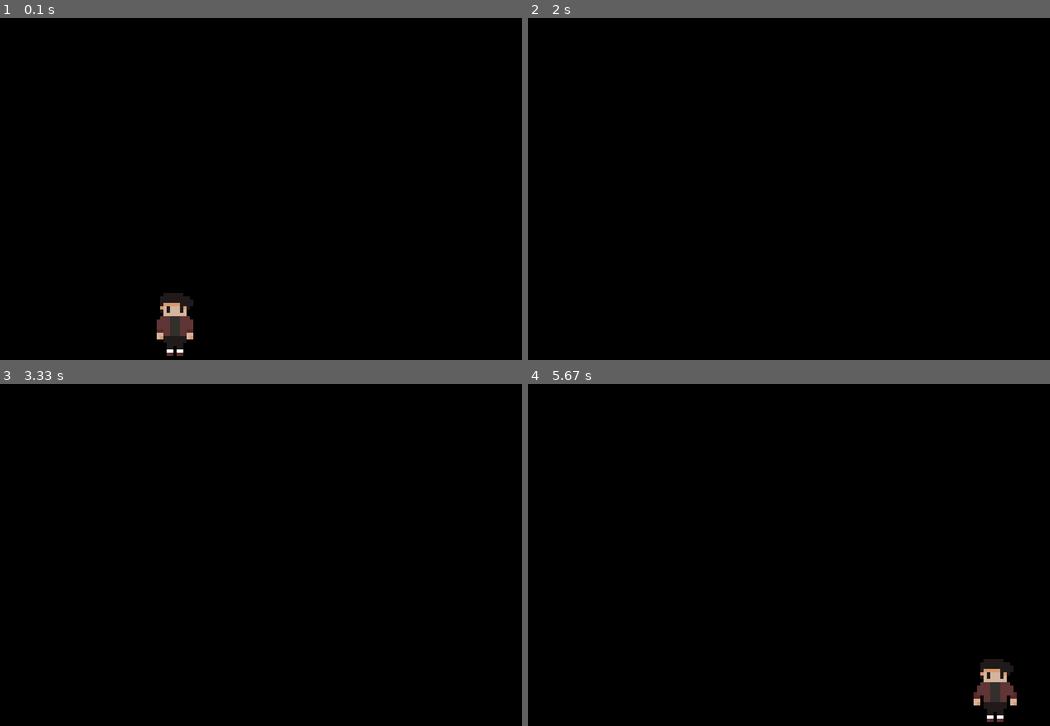
Above: before the commit, frames 1-4 (two rows, left to right).
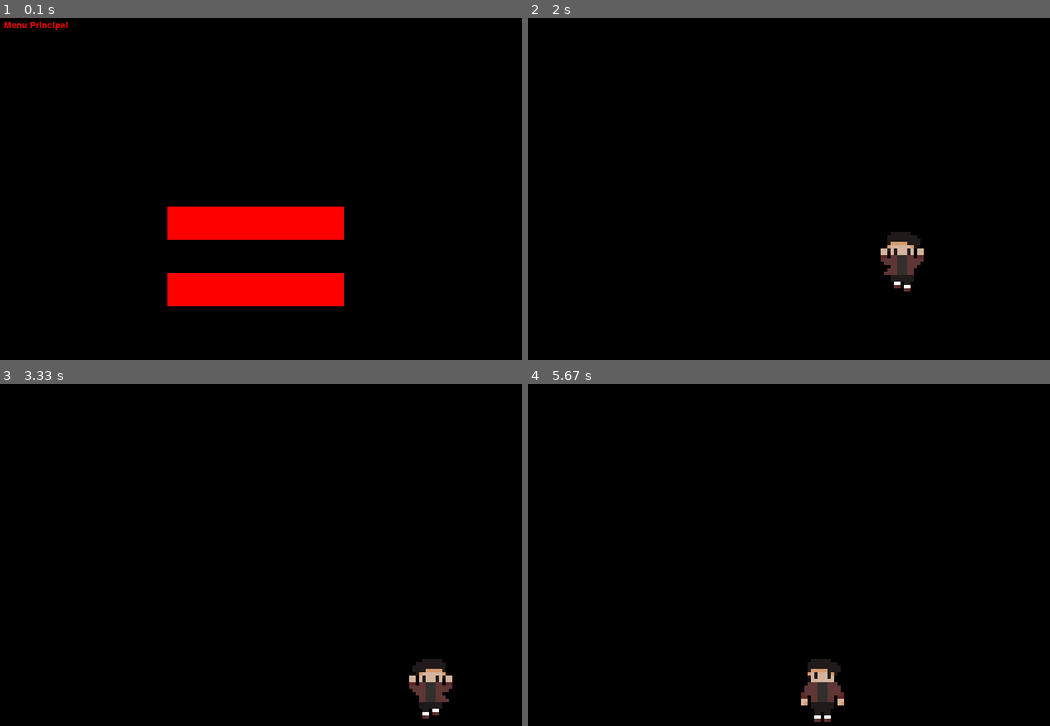
Above: after the commit, the same moments.

Repository: VinicciusSantos/Estudos-Pygame
Game: pygame game, started from main.py
Two runs of this game, one before a commit and one after it. Both use one fixed random seed, a clock stepped at 60 frames per second and the inputs below.
Inputs (mouse positions are in pixels of both pictures, inside the frame that each line leads up to):
- Up to frame 1 (0.1 s): no input
- Up to frame 2 (2 s): click (783, 223) at 0.38 s; hold W 0.67-1.13 s; hold Right 0.67-1.13 s; move the mouse to (762, 223) at 0.7 s; hold Esc 1.17-1.63 s; hold D 1.17-1.63 s; click (783, 223) at 1.72 s
- Up to frame 3 (3.33 s): hold W 2-2.47 s; hold Right 2.5-2.97 s; hold A from 3 s (still down)
- Up to frame 4 (5.67 s): release A at 3.53 s; hold Left 3.57-3.97 s; hold W 4-4.37 s; hold Right 4.4-5.03 s; hold A 5.07-5.53 s; hold Right from 5.57 s (still down)

The runs differ from the first frame. In frame 1, 7.5% of the frame differs, in the area x 0-66%, y 1-99%; in frame 2, 0.9%; in frame 3, 0.9%; in frame 4, 2.0%.

Commit message:
Add files via upload
Tela de Menu básica

Diff:
--- a/main.py
+++ b/main.py
@@ -1,10 +1,9 @@
 import pygame
 import os
-
 from pygame.locals import *
 from sys import exit
 
-
+# Definindo diretórios com a biblioteca OS
 diretorio_principal = os.path.dirname(__file__)
 diretorio_sprites = os.path.join(diretorio_principal, "assets", "sprites")
 diretorio_sons = os.path.join(diretorio_principal, "assets", "sons")
@@ -13,8 +12,13 @@
 pygame.init()
 sprite_sheet = pygame.image.load(os.path.join(diretorio_sprites, "Personagem.png"))
 
-
+# Algumas variaveis globais:
 rgb_preto = (0, 0, 0)
+rgb_vermelho = (255, 0, 0)
+rgb_branco = (255, 255, 255)
+font = pygame.font.SysFont(None, 20)
+click = False
+chao = 400
 
 # Definindo as configurações da janela
 largura, altura = 800, 600
@@ -25,6 +29,14 @@
 aceleracao_x = aceleracao_y = 0
 tempo = pygame.time.Clock()
 G = 10
+
+
+# Função que escreve textos na tela
+def draw_text(texto, fonte, cor, tela, x, y):
+    text_obj = font.render(texto, 1, cor)
+    text_rect = text_obj.get_rect()
+    text_rect.topleft = (x, y)
+    tela.blit(text_obj, text_rect)
 
 
 # Configurando o personagem principal
@@ -46,10 +58,7 @@
         self.rect.bottomleft = [200, 500]
         self.image = pygame.transform.scale(self.image, (32 * 5, 32 * 5))
 
-        self.correr = False
-        self.pular = False
-        self.reverse = False
-
+        self.correr = self.pular = self.reverse = False
         self.forca_y = 0
 
 
@@ -69,7 +78,7 @@
             else:
                 self.atual = 9
 
-        # Personagem parado e respirando (alternando entre as sprites 0, 1, 2 e 3. O primeiro sprite é mais demorado )
+        # Personagem parado e respirando (alternando entre as sprites 0, 1, 2 e 3. O primeiro sprite é mais demorado)
         elif  not self.correr:
             if int(self.atual) == 0: # Se o sprite for 0, ele vai demorar mais pra alternar
                 self.atual += 0.05
@@ -83,7 +92,6 @@
             # se for menor que 4, ir no fluxo normal,
             # se nao for nenhum dos dois, nao mudar, continuar sendo True ou False
             self.reverse = self.atual >= 8 or (False if self.atual <= 4 else self.reverse)
-
             self.atual = self.reverse and self.atual - 1 or self.atual + 1
 
 
@@ -91,7 +99,7 @@
 
         self.image = self.sprites[int(self.atual)]
 
-        if self.rect.y == chao:
+        if self.rect.y == chao: # Se o personagem estiver em colisão com o chão, ele não pode pular
             self.pular = self.descer = False
         self.correr = False
         self.image = pygame.transform.scale(self.image, (32 * 5, 32 * 5))
@@ -102,50 +110,88 @@
 personagem = Personagem()
 todas_as_sprites.add(personagem)
 
-# Iniciando o Jogo
-while True:
-    tela.fill(rgb_preto)
-    for event in pygame.event.get():
-        if event.type == QUIT:
-            pygame.quit()
-            exit()
 
-    vel = 20
+# Menu Principal
+def main_menu():
+    while True:
+        tela.fill(rgb_preto)
+        draw_text("Menu Principal", font, rgb_vermelho, tela, 20, 20)
+        mouse_x, mouse_y = pygame.mouse.get_pos()
 
-    # Pular
-    if pygame.key.get_pressed()[K_w] or pygame.key.get_pressed()[K_UP]:
-        personagem.pulo()
-        if personagem.rect.y == chao:
-            personagem.forca_y = 150
+        # Botão de Iniciar
+        button_start = pygame.Rect(largura/3, 300, largura/3, 50)
+        if button_start.collidepoint((mouse_x, mouse_y)):
+            if click:
+                game()
 
-    # Ir para a esquerda:
-    if pygame.key.get_pressed()[K_a] or pygame.key.get_pressed()[K_LEFT]:
-        personagem.andar()
-        personagem.rect.x -= vel
-        personagem.image = pygame.transform.flip(personagem.image, True, False)
+        # Botão de quitar:
+        button_quit = pygame.Rect(largura/3, 400, largura/3, 50)
+        if button_quit.collidepoint((mouse_x, mouse_y)):
+            if click:
+                pygame.quit()
+                exit()
 
-    # Ir para a Direita
-    if pygame.key.get_pressed()[K_d] or pygame.key.get_pressed()[K_RIGHT]:
-        personagem.andar()
-        personagem.rect.x += vel
+        pygame.draw.rect(tela, rgb_vermelho, button_start)
+        pygame.draw.rect(tela, rgb_vermelho, button_quit)
+
+        click = False
+        for event in pygame.event.get():
+            if event.type == QUIT:
+                pygame.quit()
+                exit()
+            if event.type == MOUSEBUTTONDOWN and event.button == 1: # Se clicar com o botão direitodo mouse
+                click = True
+        pygame.display.update()
+        tempo.tick(30)
 
 
-    # Se o personagem estiver pulando, descolar sua posição no eixo y de acordo
-    if personagem.pular:
-        desolocamento = (-personagem.forca_y)/10
-        personagem.forca_y -= G
-        personagem.rect.y += desolocamento
+# Iniciando o Jogo, a função é chamada dentro da função main_menu()
+def game():
+    running = True
+    while running:
+        tela.fill(rgb_preto)
+        for event in pygame.event.get():
+            if event.type == QUIT:
+                pygame.quit()
+                exit()
+            if event.type == KEYDOWN and event.key == K_ESCAPE:
+                running = False
 
-    # Definindo a colisão com o chão
-    chao = 400
-    if personagem.rect.y >= chao:
-        personagem.rect.y = chao
-        personagem.forca_y = 0
+        vel = 20
+
+        # Pular
+        if pygame.key.get_pressed()[K_w] or pygame.key.get_pressed()[K_UP]:
+            personagem.pulo()
+            if personagem.rect.y == chao:
+                personagem.forca_y = 150
+
+        # Ir para a esquerda:
+        if pygame.key.get_pressed()[K_a] or pygame.key.get_pressed()[K_LEFT]:
+            personagem.andar()
+            personagem.rect.x -= vel
+            personagem.image = pygame.transform.flip(personagem.image, True, False)
+
+        # Ir para a Direita
+        if pygame.key.get_pressed()[K_d] or pygame.key.get_pressed()[K_RIGHT]:
+            personagem.andar()
+            personagem.rect.x += vel
+
+        # Se o personagem estiver pulando, descolar sua posição no eixo y de acordo
+        if personagem.pular:
+            desolocamento = (-personagem.forca_y)/10
+            personagem.forca_y -= G
+            personagem.rect.y += desolocamento
+
+        # Definindo a colisão com o chão
+        if personagem.rect.y >= chao:
+            personagem.rect.y = chao
+            personagem.forca_y = 0
+
+        # Desenhando o personagem e Atualizando a tela
+        todas_as_sprites.draw(tela)
+        todas_as_sprites.update()
+        pygame.display.update()
+        tempo.tick(30)
 
 
-
-    # Desenhando o personagem e Atualizando a tela
-    todas_as_sprites.draw(tela)
-    todas_as_sprites.update()
-    pygame.display.update()
-    tempo.tick(30)
+main_menu()
